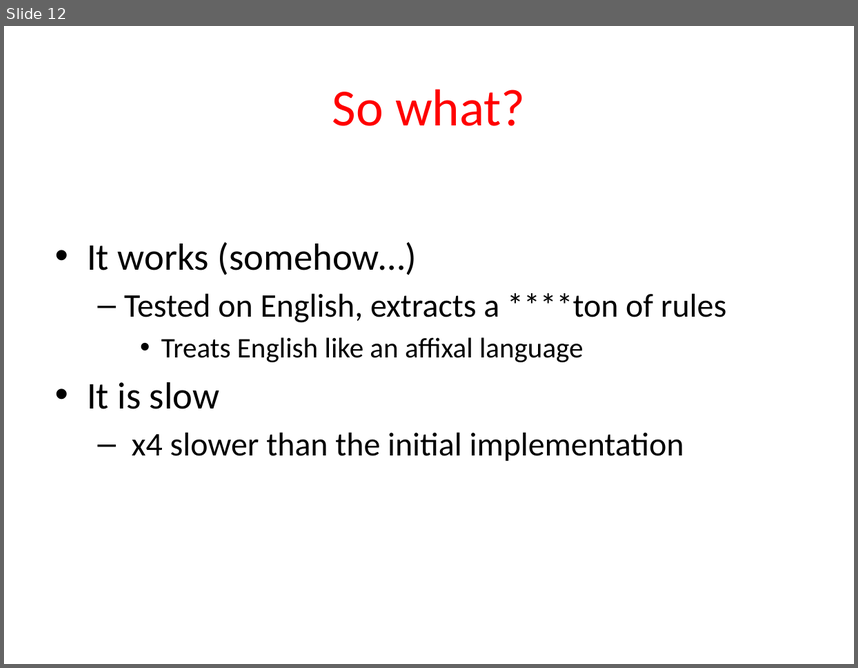
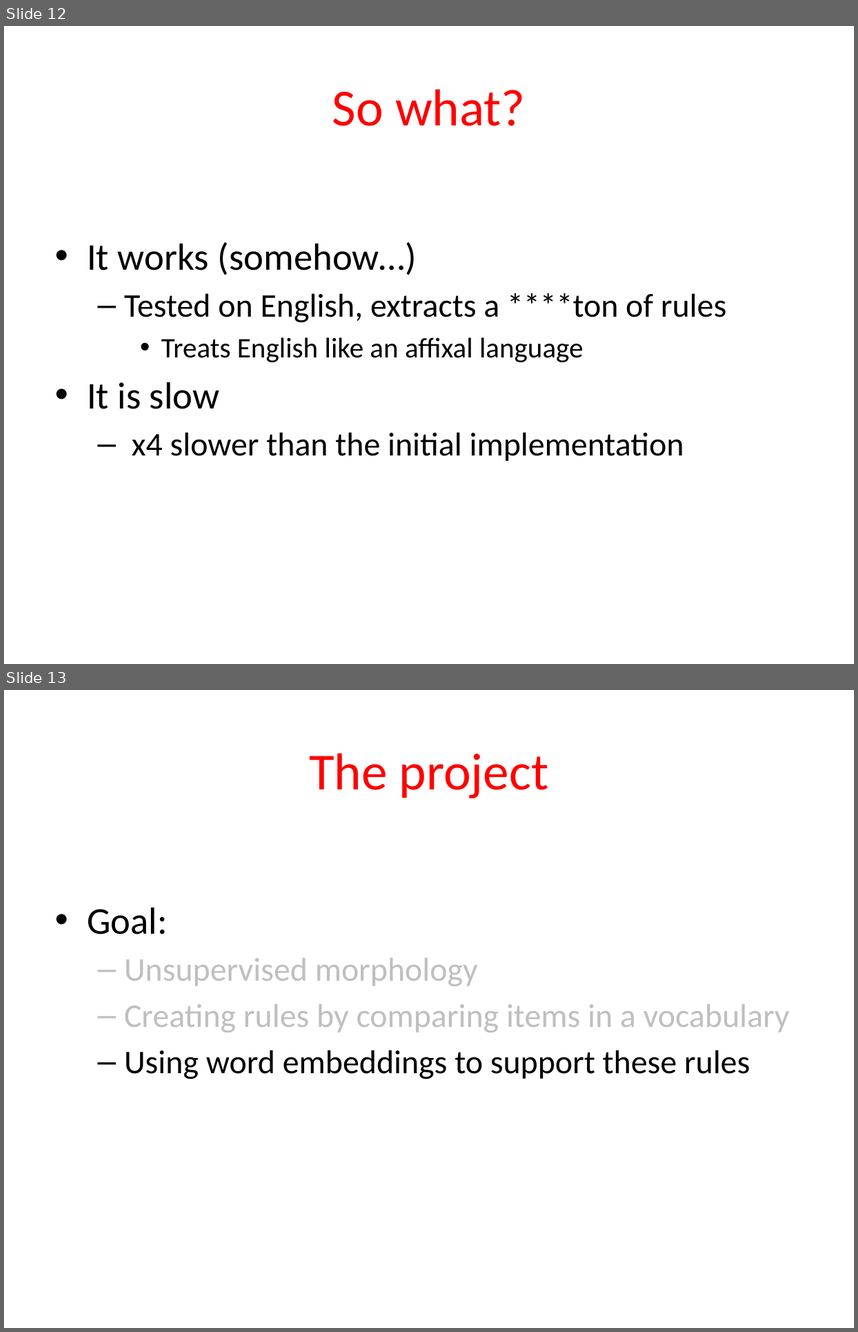
Before and after one commit to ffancellu/unsuphology, a slide deck: src/presentation/unsuphology.pptx. Shown one above the other, each under a label of ours: slide 12 before the commit, slides 12 and 13 after it. The pictures are 858x668 and 858x1332 pixels, drawn with LibreOffice and Linux fonts; fonts in the diff are those of the drawing. Boxes give left, top, right and bottom in pixels: in the first picture for what was removed or moved away, otherwise in the second. Text is boxed around its words. In the diff, an @@ line names an element or a change of style, - is before the commit and + after.

```diff
--- a/src/presentation/unsuphology.pptx
+++ b/src/presentation/unsuphology.pptx
@@ slide 13 added at (4,690,854,1328), background #FFFFFF @@
@@ title added at (309,753,549,798), 44 pt, text #FF0000 @@
+The project
@@ text added at (87,907,790,1079), 28 pt, text #BFBFBF @@
+• Goal:
+  – Unsupervised morphology
+  – Creating rules by comparing items in a vocabulary
+  – Using word embeddings to support these rules
```
Also in this commit, not shown: 1 other slide added.
